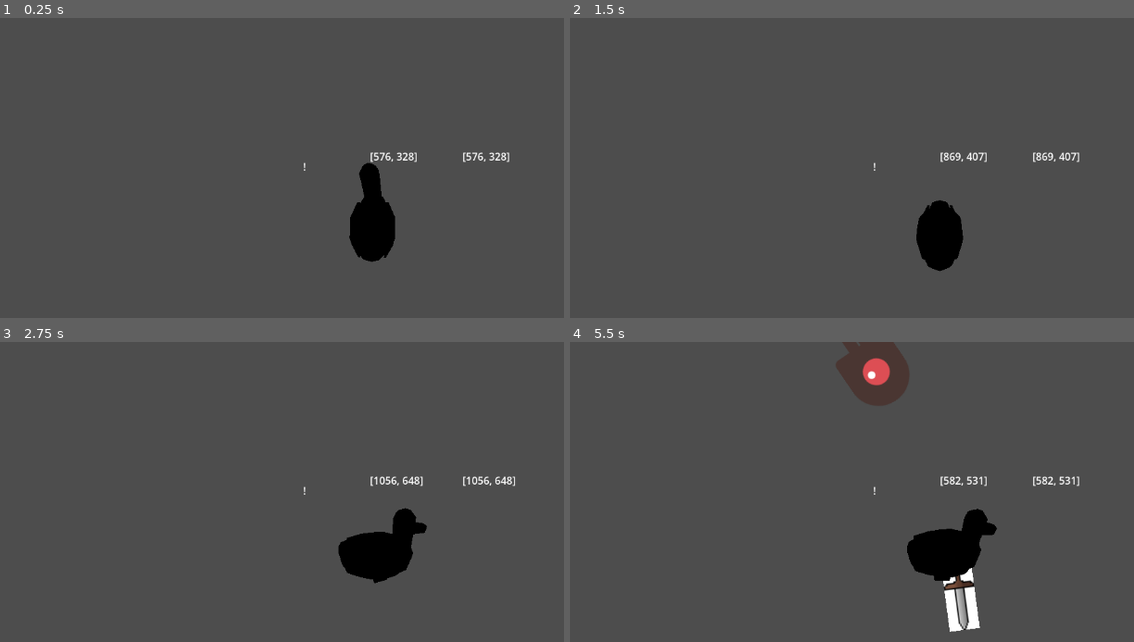
Above: before the commit, frames 1-4 (two rows, left to right).
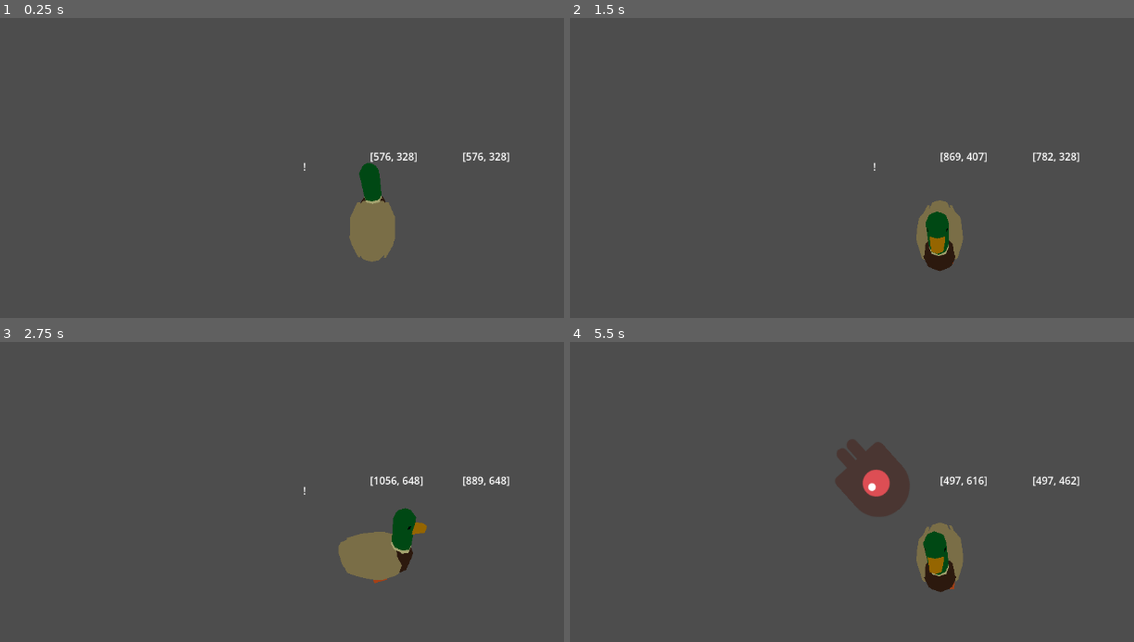
Above: after the commit, the same moments.

Repository: io-oa/GaTe
Game: Godot game, scene res://Main/Main.tscn
Two runs of this game, one before a commit and one after it. Both use one fixed random seed, a clock stepped at 60 frames per second and the inputs below.
Inputs (mouse positions are in pixels of both pictures, inside the frame that each line leads up to):
- Up to frame 1 (0.25 s): no input
- Up to frame 2 (1.5 s): tap Enter at 0.5 s; move the mouse to (1100, 204) at 0.52 s; press the mouse at (1100, 204) at 0.53 s; hold D (move_right) 0.53-1.28 s; move the mouse to (789, 246) at 1.27 s; release the mouse at (789, 246) at 1.28 s; hold S (move_down) from 1.28 s (still down); click (789, 246) at 1.35 s
- Up to frame 3 (2.75 s): move the mouse to (445, 459) at 2.02 s; release S (move_down) at 2.03 s; hold D (move_right) from 2.03 s (still down); hold Shift (player_dash) from 2.03 s (still down); click (445, 459) at 2.3 s
- Up to frame 4 (5.5 s): move the mouse to (902, 633) at 2.77 s; release D (move_right) at 2.78 s; release Shift (player_dash) at 2.78 s; hold W (move_up) 2.78-3.53 s; click (902, 633) at 2.85 s; move the mouse to (outside the picture) at 3.52 s; press the mouse at (outside the picture) at 3.53 s; hold A (move_left) 3.53-5.03 s; move the mouse to (716, 489) at 4.27 s; release the mouse at (716, 489) at 4.28 s; tap Shift (player_dash) at 4.35 s; click (716, 489) at 4.55 s; move the mouse to (976, 549) at 5.02 s; press the mouse at (976, 549) at 5.03 s; hold S (move_down) from 5.03 s (still down)

The runs differ from the first frame. In frame 1, 1.8% of the frame differs, in the area x 61-71%, y 48-82%; in frame 2, 1.6%; in frame 3, 2.3%; in frame 4, 7.8%, in the area x 47-90%, y 0-97%.

Commit message:
feature: better attacks, projectiles
Signed-off-by: oskarweb <oskarweber123@gmail.com>

Diff:
--- /dev/null
+++ b/Attacks/Attack.tscn
@@ -0,0 +1,6 @@
+[gd_scene load_steps=2 format=3 uid="uid://c1hqnes8bhodl"]
+
+[ext_resource type="Script" path="res://Attacks/Scripts/MeleeAttack.gd" id="1_3lk6m"]
+
+[node name="MeleeAttack" type="Area2D"]
+script = ExtResource("1_3lk6m")
--- /dev/null
+++ b/Attacks/MeleeAttack.tscn
@@ -0,0 +1,8 @@
+[gd_scene load_steps=2 format=3 uid="uid://c1hqnes8bhodl"]
+
+[ext_resource type="Script" path="res://Attacks/Scripts/MeleeAttack.gd" id="1_l014q"]
+
+[node name="MeleeAttack" type="Area2D"]
+script = ExtResource("1_l014q")
+
+[node name="CollisionShape2D" type="CollisionShape2D" parent="."]
--- /dev/null
+++ b/Attacks/Projectile.tscn
@@ -0,0 +1,10 @@
+[gd_scene load_steps=2 format=3 uid="uid://bwlu8ys850hxx"]
+
+[ext_resource type="Script" path="res://Attacks/Scripts/Projectile.gd" id="1_iastt"]
+
+[node name="Projectile" type="Area2D"]
+script = ExtResource("1_iastt")
+
+[node name="CollisionShape2D" type="CollisionShape2D" parent="."]
+
+[connection signal="body_entered" from="." to="." method="_on_body_entered"]
--- /dev/null
+++ b/Attacks/Projectiles/TestProjectile.tscn
@@ -0,0 +1,15 @@
+[gd_scene load_steps=3 format=3 uid="uid://duhegav1hscke"]
+
+[ext_resource type="Script" path="res://Attacks/Scripts/Projectile.gd" id="1_iastt"]
+
+[sub_resource type="CircleShape2D" id="CircleShape2D_5jd2y"]
+radius = 20.0
+
+[node name="TestProjectile" type="Area2D"]
+script = ExtResource("1_iastt")
+time = 10.0
+
+[node name="CollisionShape2D" type="CollisionShape2D" parent="."]
+shape = SubResource("CircleShape2D_5jd2y")
+
+[connection signal="body_entered" from="." to="." method="_on_body_entered"]
--- /dev/null
+++ b/Attacks/Scripts/MeleeAttack.gd
@@ -0,0 +1,38 @@
+class_name MeleeAttack extends Area2D
+
+@export var attack_timer: float = 0.1
+@export var lock_position_on_fire: bool = true
+@export var projectile_scene: PackedScene
+
+@onready var hitbox: CollisionShape2D = $CollisionShape2D
+@onready var firing: bool = false
+@onready var cooldown: float = 0
+@onready var locked_rotation: float = 0
+@onready var locked_position: Vector2 = Vector2(0,0)
+
+
+func _ready() -> void:
+	hitbox.set_deferred("disabled", true)
+
+func fire() -> void:
+	if not firing:
+		var new_projectile = projectile_scene.instantiate()
+		GameGlobals.PROJECTILES.add_child(new_projectile)
+		new_projectile.spawn(self)
+
+		locked_rotation = self.rotation
+		if lock_position_on_fire:
+			locked_position = self.get_parent().global_position
+		firing = true
+		cooldown = attack_timer
+		hitbox.set_deferred("disabled", false)
+
+func _process(_delta: float) -> void:
+	if firing:
+		set_global_rotation(locked_rotation)
+		set_global_position(locked_position)
+		cooldown = max(0, cooldown - _delta)
+		if cooldown == 0:
+			firing = false
+			set_global_position(self.get_parent().global_position)
+			hitbox.set_deferred("disabled", true)
--- /dev/null
+++ b/Attacks/Scripts/Projectile.gd
@@ -0,0 +1,34 @@
+class_name Projectile extends Area2D
+
+@export var time: float = 0.5
+@export var travel_range: float = 400
+@export var max_hits: int = 1
+
+@onready var hitbox: CollisionShape2D = $CollisionShape2D
+@onready var hits_remaining: int = max_hits
+@onready var speed_coef: float = 1 / time
+
+var start_position: Vector2
+var end_position: Vector2
+var t = 0.0
+var shooter: Node2D
+
+func spawn(_shooter: Node2D) -> void:
+	shooter = _shooter
+	start_position = shooter.global_position
+	self.global_rotation = shooter.global_rotation - PI / 2
+	self.global_position = self.start_position
+	self.end_position = self.start_position + Vector2(travel_range, 0).rotated(global_rotation)
+
+func _process(delta: float) -> void:
+	t += delta * speed_coef
+	t = clamp(t, 0.0, 1.0)
+	self.global_position = self.global_position.lerp(end_position, t)
+	if t == 1.0:
+		queue_free()
+
+func _on_body_entered(body: Node2D) -> void:
+	if body is Enemy:
+		hits_remaining -= 1
+		if hits_remaining == 0:
+			queue_free()
--- a/Enemy/Enemy.tscn
+++ b/Enemy/Enemy.tscn
@@ -100,3 +100,5 @@
 shape = SubResource("CapsuleShape2D_88mqo")
 
 [connection signal="screen_exited" from="VisibleOnScreenNotifier2D" to="." method="_on_visible_on_screen_notifier_2d_screen_exited"]
+[connection signal="died" from="Health" to="." method="_on_death"]
+[connection signal="health_changed" from="Health" to="." method="_on_health_changed"]
--- a/Enemy/Scripts/Enemy.gd
+++ b/Enemy/Scripts/Enemy.gd
@@ -15,8 +15,7 @@
 
 # Called every frame. 'delta' is the elapsed time since the previous frame.
 func _process(_delta: float):
-	if self.health.dead:
-		queue_free()
+	pass
 		#var direction_vector = player_node.global_position - position
 		#var direction = direction_vector.normalized()
 		#rotation = direction.angle()
@@ -25,3 +24,9 @@
 
 func _on_visible_on_screen_notifier_2d_screen_exited():
 	queue_free()
+
+func _on_death() -> void:
+	queue_free()
+
+func _on_health_changed(previous_health: float, current_health: float, max_health: float) -> void:
+	print(self.name, "Took %f dmg" % (previous_health - current_health))
--- a/Enemy/Scripts/States/EnemyMove.gd
+++ b/Enemy/Scripts/States/EnemyMove.gd
@@ -12,8 +12,3 @@
 	enemy.position = enemy.position.clamp(Vector2.ZERO, GameGlobals.SCREEN_SIZE)
 
 	var dir = enemy.velocity
-
-	if dir.length() > 0:
-		pass
-	else:
-		transitioned.emit(self, "EnemyIdle")
--- a/Global/Globals.gd
+++ b/Global/Globals.gd
@@ -1,3 +1,4 @@
 extends Node
 
 var SCREEN_SIZE: Vector2
+var PROJECTILES: Node
--- a/Main/Main.tscn
+++ b/Main/Main.tscn
@@ -35,6 +35,8 @@
 [node name="Player" parent="." instance=ExtResource("4_bghvw")]
 position = Vector2(576, 328)
 
+[node name="Projectiles" type="Node" parent="."]
+
 [connection signal="timeout" from="MobTimer" to="." method="_on_mob_timer_timeout"]
 [connection signal="timeout" from="ScoreTimer" to="." method="_on_score_timer_timeout"]
 [connection signal="timeout" from="StartTimer" to="." method="_on_start_timer_timeout"]
--- a/Player/Player.tscn
+++ b/Player/Player.tscn
@@ -1,12 +1,14 @@
-[gd_scene load_steps=278 format=3 uid="uid://bqpkxht3mx8l8"]
+[gd_scene load_steps=283 format=3 uid="uid://bqpkxht3mx8l8"]
 
 [ext_resource type="Texture2D" uid="uid://djajxdngayssf" path="res://Player/Assets/goblin.png" id="1"]
 [ext_resource type="Script" path="res://Player/Scripts/Player.gd" id="2"]
 [ext_resource type="Script" path="res://Player/Scripts/Info.gd" id="3_1iccv"]
 [ext_resource type="Script" path="res://Player/Scripts/PlayerStateMachine.gd" id="3_5kkwb"]
 [ext_resource type="PackedScene" uid="uid://b4821q1nhproh" path="res://Utilities/Components/Hurtbox.tscn" id="3_5pbo1"]
+[ext_resource type="PackedScene" uid="uid://c1hqnes8bhodl" path="res://Attacks/MeleeAttack.tscn" id="3_yxy5q"]
 [ext_resource type="PackedScene" uid="uid://dhve04b56rgnu" path="res://Utilities/Components/Health.tscn" id="4_3g4iy"]
 [ext_resource type="Script" path="res://Player/Scripts/States/PlayerState.gd" id="4_cedwf"]
+[ext_resource type="PackedScene" uid="uid://duhegav1hscke" path="res://Attacks/Projectiles/TestProjectile.tscn" id="4_wmmu1"]
 [ext_resource type="Script" path="res://Player/Scripts/States/PlayerDash.gd" id="5_24ngb"]
 [ext_resource type="Script" path="res://Player/Scripts/States/PlayerIdle.gd" id="6_ukwmf"]
 [ext_resource type="Script" path="res://Player/Scripts/States/PlayerMove.gd" id="7_xkk1o"]
@@ -1901,6 +1903,9 @@
 "speed": 24.0
 }]
 
+[sub_resource type="RectangleShape2D" id="RectangleShape2D_g7amb"]
+size = Vector2(26, 322)
+
 [sub_resource type="CircleShape2D" id="CircleShape2D_w3otc"]
 radius = 86.4
 
@@ -1915,6 +1920,14 @@
 "RESET": SubResource("Animation_2ucjo"),
 "swordAttack": ExtResource("10_h7024")
 }
+
+[sub_resource type="Sky" id="Sky_qsijo"]
+
+[sub_resource type="Environment" id="Environment_b8mk3"]
+background_mode = 1
+background_color = Color(0.647059, 0.643137, 0.439216, 0)
+sky = SubResource("Sky_qsijo")
+ambient_light_color = Color(1, 1, 1, 0)
 
 [node name="Player" type="CharacterBody2D"]
 script = ExtResource("2")
@@ -1934,6 +1947,14 @@
 scale = Vector2(0.8, 0.8)
 sprite_frames = SubResource("260")
 animation = &"45back_left_idle"
+
+[node name="MeleeAttack" parent="." instance=ExtResource("3_yxy5q")]
+attack_timer = 0.5
+projectile_scene = ExtResource("4_wmmu1")
+
+[node name="CollisionShape2D" parent="MeleeAttack" index="0"]
+position = Vector2(0, -151)
+shape = SubResource("RectangleShape2D_g7amb")
 
 [node name="Hurtbox" parent="." node_paths=PackedStringArray("health_component") instance=ExtResource("3_5pbo1")]
 priority = 1
@@ -2032,12 +2053,13 @@
 
 [node name="Camera3D" type="Camera3D" parent="View/SVContainer/SV"]
 transform = Transform3D(1, 0, 0, 0, 0.5, 0.866025, 0, -0.866025, 0.5, 0, 1.5, 1)
+environment = SubResource("Environment_b8mk3")
 
 [node name="Duck" parent="View/SVContainer/SV" instance=ExtResource("10_ybg7u")]
 
 [node name="Skeleton3D" parent="View/SVContainer/SV/Duck/Sketchfab_model/root/GLTF_SceneRootNode/Armature_11/GLTF_created_0" index="0"]
 bones/1/rotation = Quaternion(-0.00171694, -1.19209e-07, 2.04678e-10, 0.999999)
-bones/2/rotation = Quaternion(-0.0291175, 2.38116e-07, -6.93627e-09, 0.999576)
+bones/2/rotation = Quaternion(-0.0291175, 2.38115e-07, -6.93627e-09, 0.999576)
 bones/3/rotation = Quaternion(-0.406163, -0.0145252, -0.0204891, 0.913456)
 bones/3/scale = Vector3(1, 1, 1)
 bones/4/rotation = Quaternion(-0.0316575, -0.0111047, -0.0164102, 0.999302)
@@ -2052,5 +2074,6 @@
 
 [connection signal="animation_finished" from="Held/Weapon/WeapAnimPlayer" to="." method="_on_weap_anim_player_animation_finished"]
 
+[editable path="MeleeAttack"]
 [editable path="Hurtbox"]
 [editable path="View/SVContainer/SV/Duck"]
--- a/Player/Scripts/Player.gd
+++ b/Player/Scripts/Player.gd
@@ -9,6 +9,8 @@
 @onready var character_model: Node3D = $View/SVContainer/SV/Duck
 @onready var weapon: Weapon = $Held/Weapon.get_child(0)
 @onready var weapon_anim_player = $Held/Weapon/WeapAnimPlayer
+@onready var attack = $MeleeAttack
+@onready var projectile_container = $ProjectileContainer
 
 var abilities = {
 	"dash": {
@@ -23,6 +25,7 @@
 	self.add_to_group("Player")
 	weapon.monitorable = false
 	GameGlobals.SCREEN_SIZE = get_viewport_rect().size
+	GameGlobals.PROJECTILES = get_node(^"/root/Main/Projectiles")
 	$Health.init_health()
 
 func _physics_process(_delta):
@@ -34,19 +37,16 @@
 
 	var direction: Vector2 = (self.position - get_global_mouse_position()).normalized()
 	var angle: float = rad_to_deg(atan2(direction.y, direction.x)) - 90
-	$Held.rotation_degrees = angle
+	attack.rotation_degrees = angle
 
 	if Input.is_action_pressed("attack"):
-		weapon.monitorable = true
-		character_model.rotation_degrees.y = -angle
-		weapon_anim_player.play("swordAttack")
+		attack.fire()
+		#weapon.monitorable = true
+		#character_model.rotation_degrees.y = -angle
+		#weapon_anim_player.play("swordAttack")
 
 	for ability in abilities:
 		abilities[ability]["cooldown_left"] = max(abilities[ability]["cooldown_left"] - delta, 0.0)
-
-func update_animation(anim_set):
-	var angle: float = rad_to_deg(last_direction.angle()) + 22.5
-	var slice_dir: float = floor(angle / 45)
 
 func _on_weapon_hit(enemy: Enemy) -> void:
 	enemy.take_damage()
--- a/Utilities/Components/Health.gd
+++ b/Utilities/Components/Health.gd
@@ -25,4 +25,4 @@
 
 func damage(dmg: float) -> void:
 	self.current_health = current_health - dmg
-	print(self.get_parent().name, "Took %f dmg." % dmg)
+	#print(self.get_parent().name, "Took %f dmg." % dmg)
--- a/Utilities/Components/Hurtbox.gd
+++ b/Utilities/Components/Hurtbox.gd
@@ -9,5 +9,5 @@
 	pass
 
 func _on_area_entered(area: Area2D) -> void:
-	if area is Weapon and self.get_parent() != area.get_parent().get_parent().get_parent():
+	if area is MeleeAttack and self.get_parent() != area.get_parent().get_parent().get_parent():
 		health_component.damage(10)
Binary file added: duck_icon.png
Not shown, added: duck_icon.png.import
